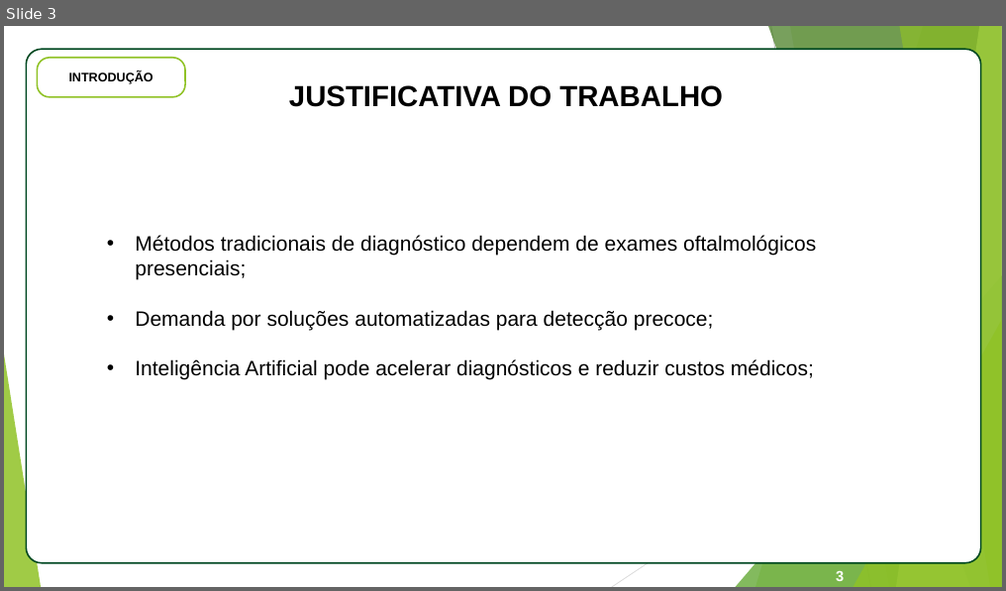
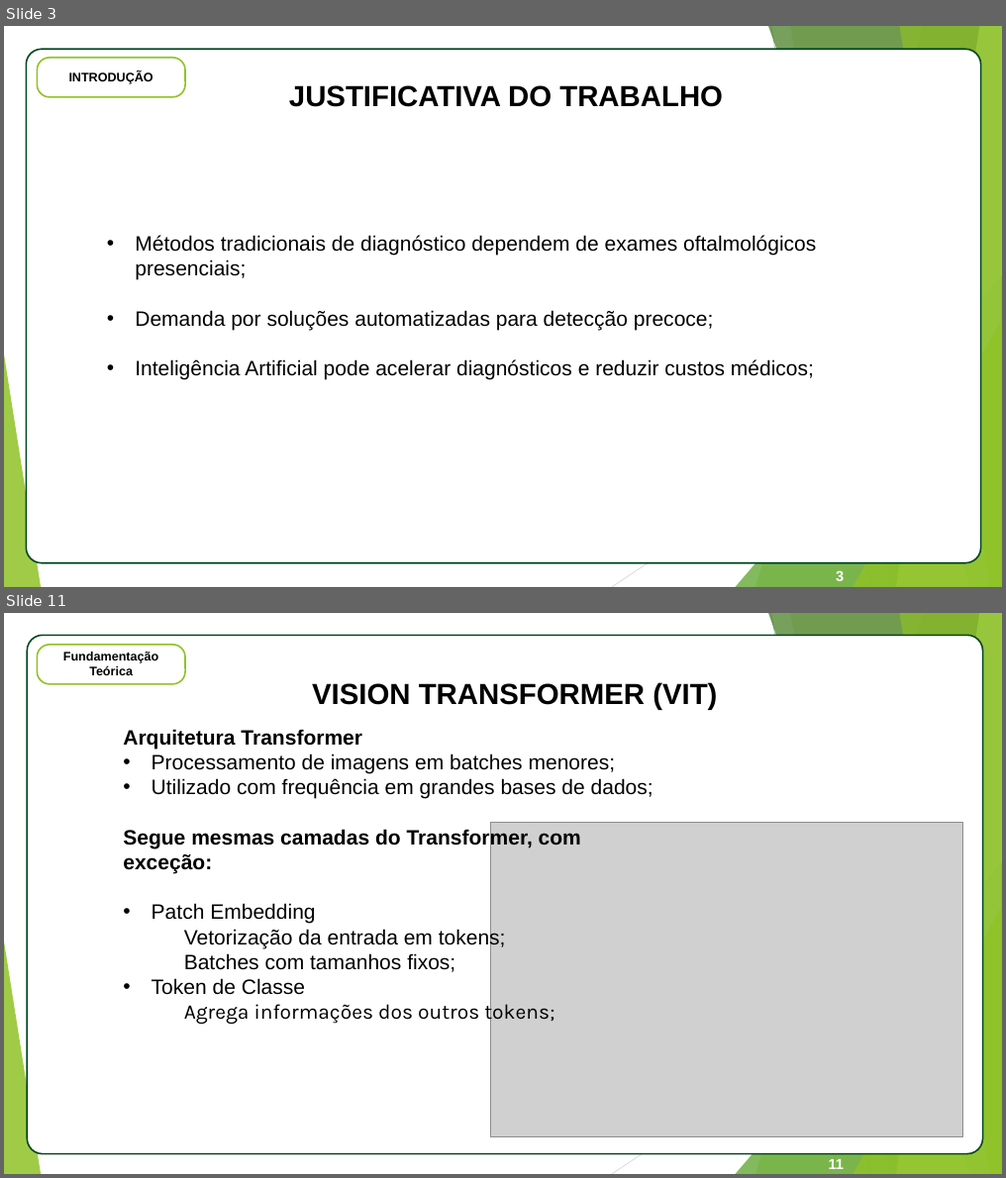
Before and after one commit to estrada-felipe/FundusDetectionTCC, a slide deck: tcc_documento/Apresentacao_TCC_Felipe_Estrada.pptx. Shown one above the other, each under a label of ours: slide 3 before the commit, slides 3 and 11 after it; the slides between them are not shown. The pictures are 1006x591 and 1006x1178 pixels, drawn with LibreOffice and Linux fonts; fonts in the diff are those of the drawing; grey boxes stand for pictures. Boxes give left, top, right and bottom in pixels: in the first picture for what was removed or moved away, otherwise in the second. Text is boxed around its words. In the diff, an @@ line names an element or a change of style, - is before the commit and + after.

```diff
--- a/tcc_documento/Apresentacao_TCC_Felipe_Estrada.pptx
+++ b/tcc_documento/Apresentacao_TCC_Felipe_Estrada.pptx
@@ slide 11 added at <box>4,613,1002,1174</box>, background #FFFFFF; not listed: 10 template elements that a slide beside it also shows @@
@@ rounded rectangle added at <box>27,635,983,1155</box>, fill #FFFFFF, outline #004821 1.5 pt, 18 pt, text #FFFFFF, bold @@
+APL
@@ rounded rectangle added at <box>37,645,185,684</box>, fill #FFFFFF, outline #90C226 1.5 pt @@
@@ text added at <box>63,652,158,675</box>, 12 pt, text #000000, bold @@
+Fundamentação Teórica
@@ text added at <box>312,682,717,710</box>, 28 pt, text #000000, bold @@
+VISION TRANSFORMER (VIT)
@@ text added at <box>123,729,653,1025</box>, 20 pt, text #000000 @@
+Arquitetura Transformer
+• Processamento de imagens em batches menores;
+• Utilizado com frequência em grandes bases de dados;
+Segue mesmas camadas do Transformer, com exceção:
+• Patch Embedding
+  Vetorização da entrada em tokens;
+  Batches com tamanhos fixos;
+• Token de Classe
+  Agrega informações dos outros tokens;
@@ picture added at <box>491,823,963,1138</box> @@
@@ page number added at <box>829,1159,845,1169</box>, 14 pt, text #FFFFFF, bold @@
+11
```
Also in this commit, not shown: 4 slides changed, 14 other slides added, 30 slides removed, 4 other files.
